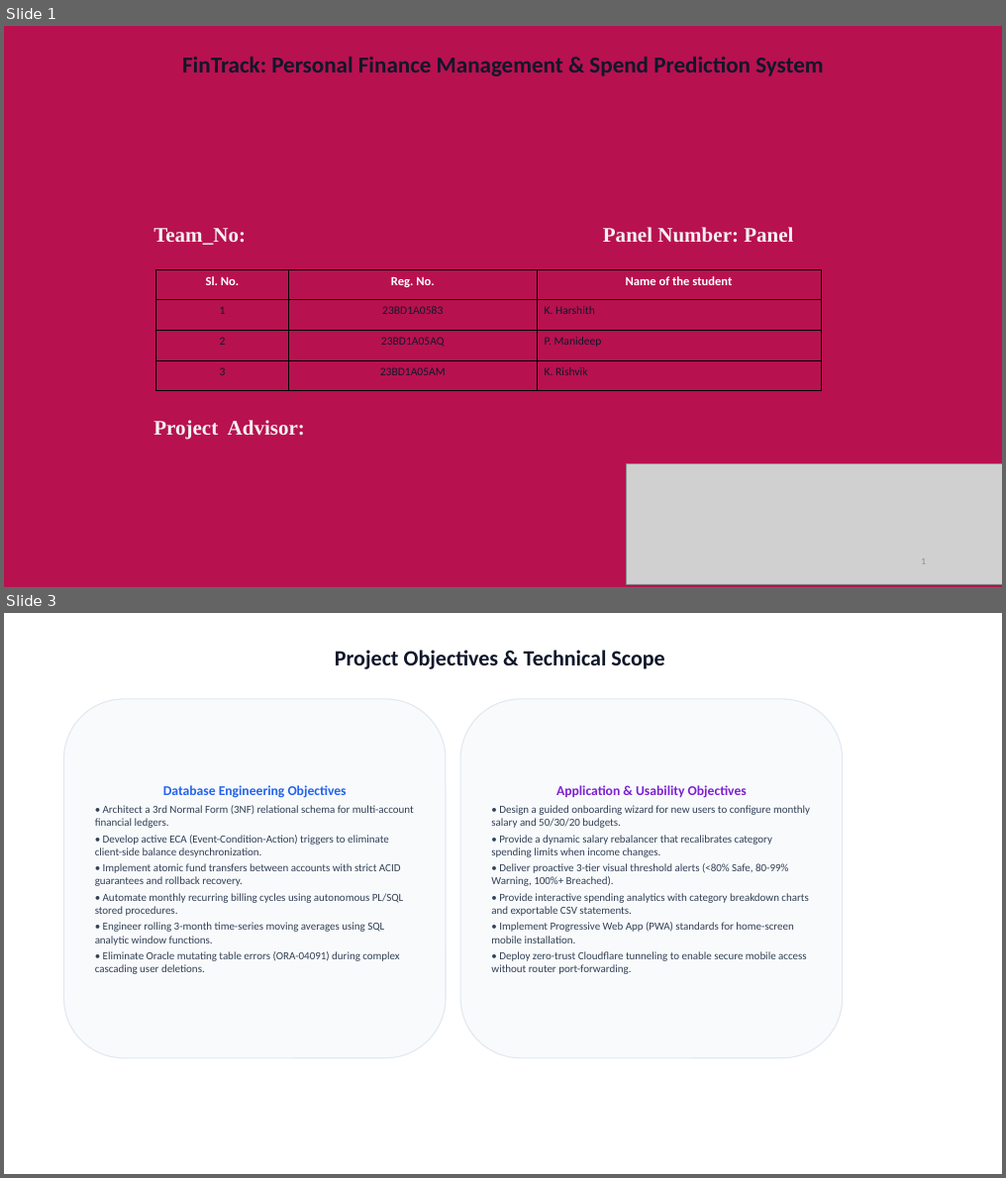
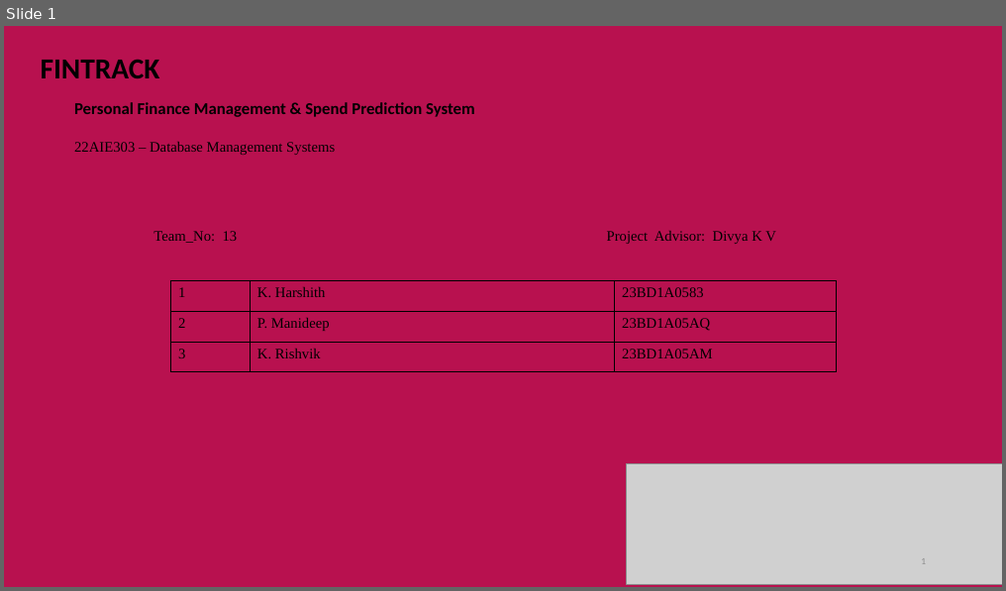
Before and after one commit to harshithchowdary999/Fintrack, a slide deck: FinTrack_Presentation.pptx. Shown one above the other, each under a label of ours: slides 1 and 3 before the commit, slide 1 after it; the slides between them are not shown. The pictures are 1006x1178 and 1006x591 pixels, drawn with LibreOffice and Linux fonts; fonts in the diff are those of the drawing; grey boxes stand for pictures; background and template pictures are left out. Boxes give left, top, right and bottom in pixels: in the first picture for what was removed or moved away, otherwise in the second. Text is boxed around its words. In the diff, an @@ line names an element or a change of style, - is before the commit and + after.

Commit message:
Update FinTrack presentation with exact Amrita DBMS 12-slide template structure and visual diagrams

```diff
--- a/FinTrack_Presentation.pptx
+++ b/FinTrack_Presentation.pptx
@@ slide 3 removed at (x1=4, y1=613, x2=1002, y2=1174), background #FFFFFF @@
@@ title removed at (x1=335, y1=650, x2=664, y2=669) @@
-Project Objectives & Technical Scope
@@ rounded rectangle removed at (x1=63, y1=699, x2=446, y2=1059) @@
-Database Engineering Objectives
-• Architect a 3rd Normal Form (3NF) relational schema for multi-account financial ledgers.
-• Develop active ECA (Event-Condition-Action) triggers to eliminate client-side balance desynchronization.
-• Implement atomic fund transfers between accounts with strict ACID guarantees and rollback recovery.
-• Automate monthly recurring billing cycles using autonomous PL/SQL stored procedures.
-• Engineer rolling 3-month time-series moving averages using SQL analytic window functions.
-• Eliminate Oracle mutating table errors (ORA-04091) during complex cascading user deletions.
@@ rounded rectangle removed at (x1=460, y1=699, x2=843, y2=1059) @@
-Application & Usability Objectives
-• Design a guided onboarding wizard for new users to configure monthly salary and 50/30/20 budgets.
-• Provide a dynamic salary rebalancer that recalibrates category spending limits when income changes.
-• Deliver proactive 3-tier visual threshold alerts (<80% Safe, 80-99% Warning, 100%+ Breached).
-• Provide interactive spending analytics with category breakdown charts and exportable CSV statements.
-• Implement Progressive Web App (PWA) standards for home-screen mobile installation.
-• Deploy zero-trust Cloudflare tunneling to enable secure mobile access without router port-forwarding.
@@ slide 1 changed as well @@
@@ text added at (x1=41, y1=59, x2=160, y2=78), 28 pt, text #000000, bold @@
+FINTRACK
@@ text at (x1=74, y1=102, x2=475, y2=117): text changed; size 22 to 16 pt; text colour #0F172A to #000000 @@
-FinTrack: Personal Finance Management & Spend Prediction System
+Personal Finance Management & Spend Prediction System
@@ text added at (x1=74, y1=142, x2=335, y2=155), 14 pt, text #000000 @@
+22AIE303 – Database Management Systems
@@ text at (x1=153, y1=231, x2=776, y2=244): text changed; size 20 to 14 pt; text colour #F2F2F2 to #000000; bold off @@
-Team_No: Panel Number: Panel
-Project Advisor:
+Team_No: 13 Project Advisor: Divya K V
@@ table at (x1=171, y1=281, x2=837, y2=372) @@
-row 1: Sl. No. | Reg. No. | Name of the student
-row 2: 1 | 23BD1A0583 | K. Harshith
-row 3: 2 | 23BD1A05AQ | P. Manideep
-row 4: 3 | 23BD1A05AM | K. Rishvik
+row 1: 1 | K. Harshith | 23BD1A0583
+row 2: 2 | P. Manideep | 23BD1A05AQ
+row 3: 3 | K. Rishvik | 23BD1A05AM
@@ table resized from (x1=156, y1=271, x2=822, y2=379) to (x1=171, y1=281, x2=837, y2=372) @@
```
Also in this commit, not shown: 1 other slide changed, 10 slides added, 20 other slides removed.
